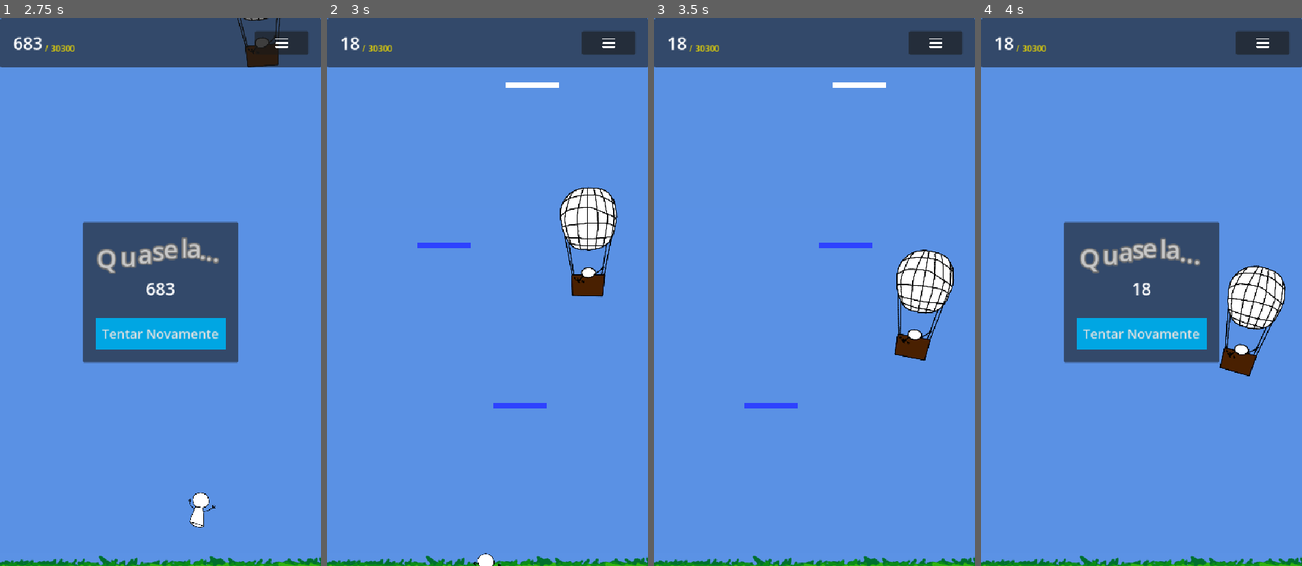
Above: before the commit, frames 1-4 (left to right).
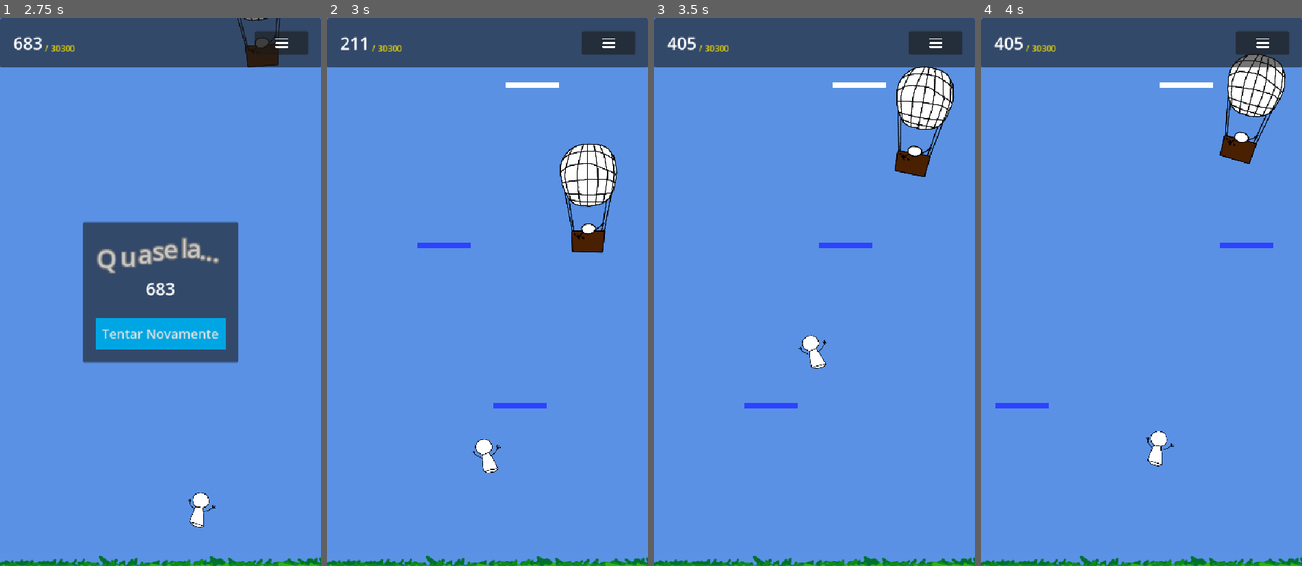
Above: after the commit, the same moments.

Repository: imLymei/mothers-day-game
Game: Godot game, scene res://Scenes/World/World.tscn
Same seed, same stepped clock (60 frames per second), same inputs: the game is played once before the commit and once after it.
Inputs (mouse positions are in pixels of both pictures, inside the frame that each line leads up to):
- Up to frame 1 (2.75 s): move the mouse to (144, 401) at 0.52 s; click (144, 401) at 0.67 s; drag from (256, 374) to (144, 401) at 1.27 s; move the mouse to (64, 209) at 2.02 s; click (64, 209) at 2.17 s
- Up to frame 2 (3 s): click "Tentar Novamente" at 2.75 s
- Up to frame 3 (3.5 s): no input
- Up to frame 4 (4 s): drag from (1157, 292) to (1045, 209) at 3.52 s

Frame 1 is identical in both runs. In frame 2, 4.0% of the frame differs, in the area x 4-91%, y 3-100%; in frame 3, 5.0%; in frame 4, 18%, in the area x 3-95%, y 3-82%.

Commit message:
fix: player clipping floor

Diff:
--- a/Scenes/Player/Player.tscn
+++ b/Scenes/Player/Player.tscn
@@ -4,7 +4,7 @@
 [ext_resource type="Texture2D" uid="uid://bqhsyhl53a727" path="res://Resources/MotherExample.png" id="2_ft8w5"]
 
 [sub_resource type="RectangleShape2D" id="RectangleShape2D_ft8w5"]
-size = Vector2(29, 8)
+size = Vector2(35, 72)
 
 [sub_resource type="Animation" id="Animation_ude3g"]
 resource_name = "FALLING"
@@ -97,7 +97,7 @@
 
 [node name="CollisionShape2D" type="CollisionShape2D" parent="."]
 unique_name_in_owner = true
-position = Vector2(-0.5, 33)
+position = Vector2(-3.5, 1)
 shape = SubResource("RectangleShape2D_ft8w5")
 
 [node name="AnimationPlayer" type="AnimationPlayer" parent="."]
